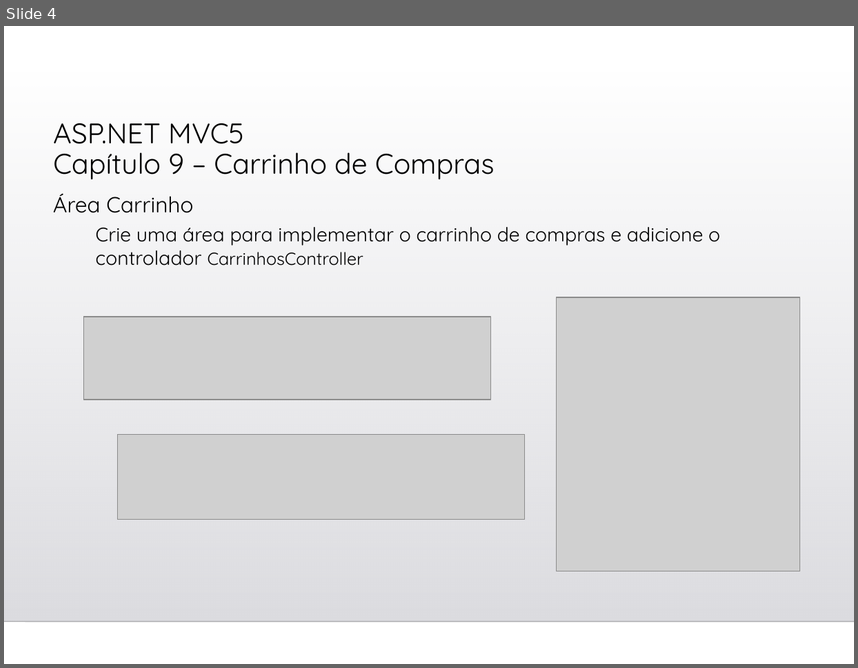
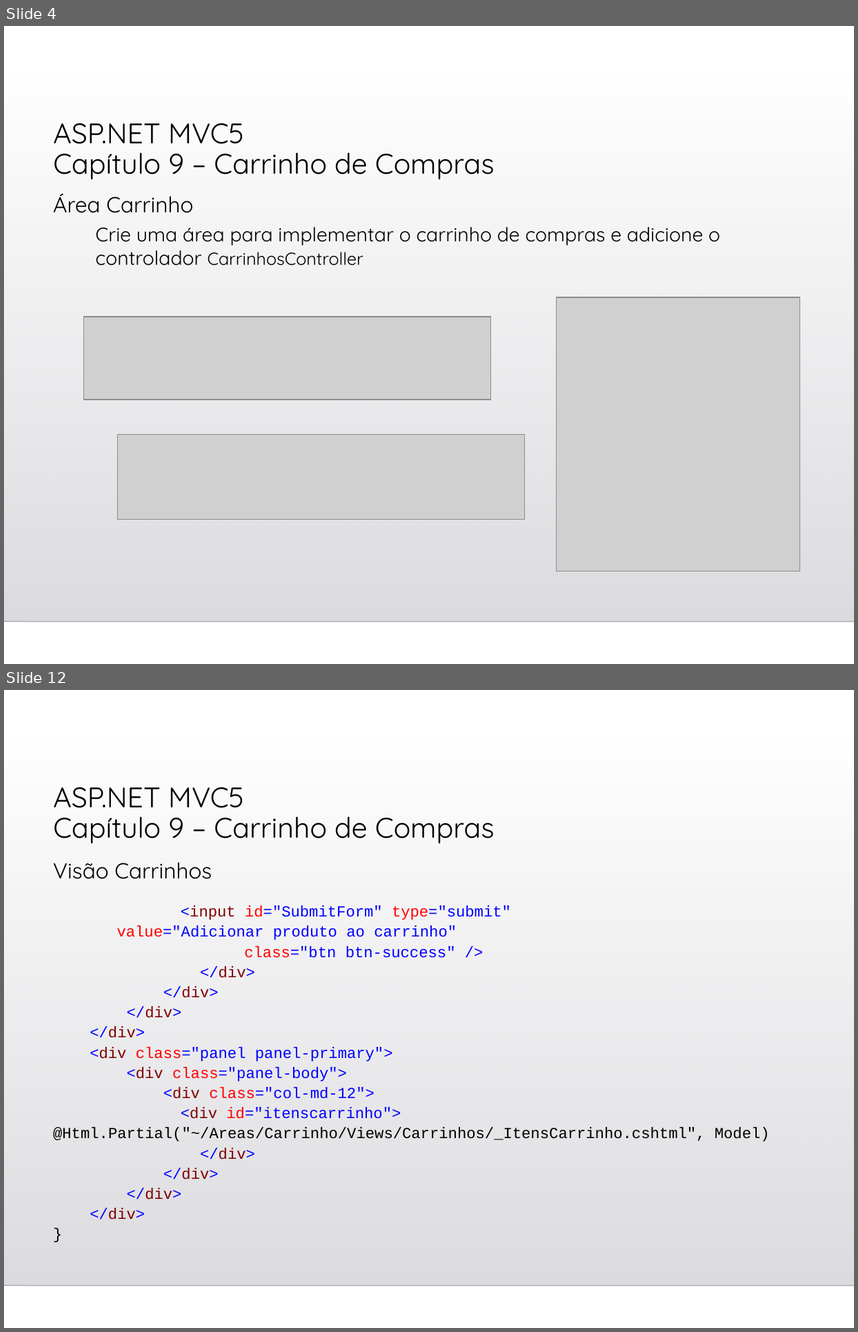
Before and after one commit to gasilvabr/ProjetoWeb2023, a slide deck: Cap09-Carrinho de Compras.ppt. Shown one above the other, each under a label of ours: slide 4 before the commit, slides 4 and 12 after it; the slides between them are not shown. The pictures are 858x668 and 858x1332 pixels, drawn with LibreOffice and Linux fonts; fonts in the diff are those of the drawing; grey boxes stand for pictures; background and template pictures are left out. Boxes give left, top, right and bottom in pixels: in the first picture for what was removed or moved away, otherwise in the second. Text is boxed around its words. In the diff, an @@ line names an element or a change of style, - is before the commit and + after.

```diff
--- a/Cap09-Carrinho de Compras.ppt
+++ b/Cap09-Carrinho de Compras.ppt
@@ slide 12 added at [4,690,854,1328], background picture (left out); not listed: 2 template elements that a slide beside it also shows @@
@@ title added at [53,787,495,843], 24 pt, text #000000 @@
+ASP.NET MVC5
+Capítulo 9 – Carrinho de Compras
@@ text added at [53,862,212,879], 18.5 pt, text #000000 @@
+Visão Carrinhos
@@ text added at [53,905,770,1219], 12.9 pt, text #0000FF @@
+<input id="SubmitForm" type="submit" value="Adicionar produto ao carrinho"
+class="btn btn-success" />
+</div>
+</div>
+</div>
+</div>
+<div class="panel panel-primary">
+<div class="panel-body">
+<div class="col-md-12">
+<div id="itenscarrinho"> @Html.Partial("~/Areas/Carrinho/Views/Carrinhos/_ItensCarrinho.cshtml", Model)
+</div>
+</div>
+</div>
+</div>
+}
```
Also in this commit, not shown: 2 slides changed, 9 other slides added, 4 other files.
